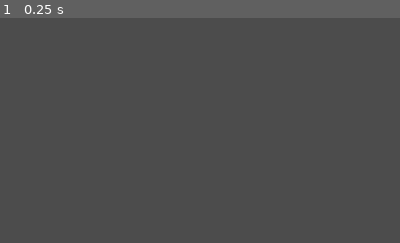
Above: before the commit, frame 1.
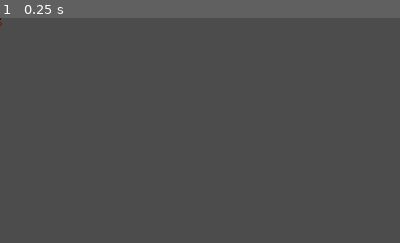
Above: after the commit, the same moment.

Repository: thejacer87/AM1R
Game: Godot game, scene res://src/enemies/ripper/Ripper.tscn
Two runs of this game, one before a commit and one after it. Both use one fixed random seed, a clock stepped at 60 frames per second and the inputs below. This scene is started directly instead of the project's main scene.
Inputs:
- Up to frame 1 (0.25 s): no input
The pictures show only the part of the screen within x 0-50%, y 0-50%; the shares and areas given below are measured in that part.

The runs differ from the first frame. In frame 1, less than 0.1% of the frame differs, in the area x 0-1%, y 0-4%.

Commit message:
finish ripper

Diff:
--- a/src/enemies/ripper/Ripper.gd
+++ b/src/enemies/ripper/Ripper.gd
@@ -3,12 +3,13 @@
 
 enum Directions {LEFT = -1, RIGHT = 1}
 
-const SPEED := 125
+const SPEED := 40
 
 var velocity := Vector2.ZERO
 
 var _direction: int = Directions.LEFT
 
+onready var sprite := $Sprite
 onready var animated_sprite := $AnimatedSprite
 onready var animation_player := $AnimationPlayer
 
@@ -25,7 +26,16 @@
 func turnaround() -> void:
 	_direction *= -1
 	animated_sprite.flip_h = not animated_sprite.flip_h
+	sprite.flip_h = not sprite.flip_h
 	velocity = Vector2.ZERO
+
+
+func stop() -> void:
+	set_physics_process(false)
+
+
+func start() -> void:
+	set_physics_process(true)
 
 
 func _on_Hurtbox_area_entered(area: Area2D):
--- a/src/enemies/ripper/Ripper.tscn
+++ b/src/enemies/ripper/Ripper.tscn
@@ -34,11 +34,39 @@
 
 [sub_resource type="CapsuleShape2D" id=10]
 radius = 7.5
-height = 10.0
+height = 5.0
+
+[sub_resource type="Animation" id=15]
+resource_name = "default"
+tracks/0/type = "value"
+tracks/0/path = NodePath("AnimatedSprite:flip_h")
+tracks/0/interp = 1
+tracks/0/loop_wrap = true
+tracks/0/imported = false
+tracks/0/enabled = true
+tracks/0/keys = {
+"times": PoolRealArray( 0 ),
+"transitions": PoolRealArray( 1 ),
+"update": 1,
+"values": [ false ]
+}
+tracks/1/type = "value"
+tracks/1/path = NodePath("Sprite:flip_h")
+tracks/1/interp = 1
+tracks/1/loop_wrap = true
+tracks/1/imported = false
+tracks/1/enabled = true
+tracks/1/keys = {
+"times": PoolRealArray( 0 ),
+"transitions": PoolRealArray( 1 ),
+"update": 1,
+"values": [ false ]
+}
 
 [sub_resource type="Animation" id=14]
 resource_name = "turnaround"
-length = 0.6
+length = 0.22
+step = 0.05
 tracks/0/type = "value"
 tracks/0/path = NodePath("AnimatedSprite:visible")
 tracks/0/interp = 1
@@ -46,7 +74,7 @@
 tracks/0/imported = false
 tracks/0/enabled = true
 tracks/0/keys = {
-"times": PoolRealArray( 0, 0.6 ),
+"times": PoolRealArray( 0, 0.2 ),
 "transitions": PoolRealArray( 1, 1 ),
 "update": 1,
 "values": [ false, true ]
@@ -58,11 +86,17 @@
 tracks/1/imported = false
 tracks/1/enabled = true
 tracks/1/keys = {
-"times": PoolRealArray( 0 ),
-"transitions": PoolRealArray( 1 ),
+"times": PoolRealArray( 0, 0.1, 0.2 ),
+"transitions": PoolRealArray( 1, 1, 1 ),
 "values": [ {
 "args": [  ],
+"method": "stop"
+}, {
+"args": [  ],
 "method": "turnaround"
+}, {
+"args": [  ],
+"method": "start"
 } ]
 }
 tracks/2/type = "value"
@@ -72,10 +106,10 @@
 tracks/2/imported = false
 tracks/2/enabled = true
 tracks/2/keys = {
-"times": PoolRealArray( 0, 0.3 ),
-"transitions": PoolRealArray( 1, 1 ),
+"times": PoolRealArray( 0, 0.05, 0.1, 0.15 ),
+"transitions": PoolRealArray( 1, 1, 1, 1 ),
 "update": 1,
-"values": [ 3, 4 ]
+"values": [ 3, 4, 4, 3 ]
 }
 tracks/3/type = "value"
 tracks/3/path = NodePath("Sprite:visible")
@@ -84,7 +118,7 @@
 tracks/3/imported = false
 tracks/3/enabled = true
 tracks/3/keys = {
-"times": PoolRealArray( 0, 0.6 ),
+"times": PoolRealArray( 0, 0.2 ),
 "transitions": PoolRealArray( 1, 1 ),
 "update": 1,
 "values": [ true, false ]
@@ -124,6 +158,7 @@
 
 [node name="AnimatedSprite" type="AnimatedSprite" parent="." index="3"]
 frames = SubResource( 9 )
+frame = 2
 playing = true
 
 [node name="CollisionShape2D" type="CollisionShape2D" parent="." index="4"]
@@ -132,13 +167,15 @@
 shape = SubResource( 10 )
 
 [node name="AnimationPlayer" type="AnimationPlayer" parent="." index="5"]
+autoplay = "default"
+anims/default = SubResource( 15 )
 anims/turnaround = SubResource( 14 )
 
 [node name="Sprite" type="Sprite" parent="." index="6"]
 visible = false
 texture = ExtResource( 2 )
 hframes = 5
-frame = 4
+frame = 3
 
 [editable path="Hitbox"]
 
Not shown: 1 places in src/enemies/ripper/Ripper.tscn that only renumber resources
